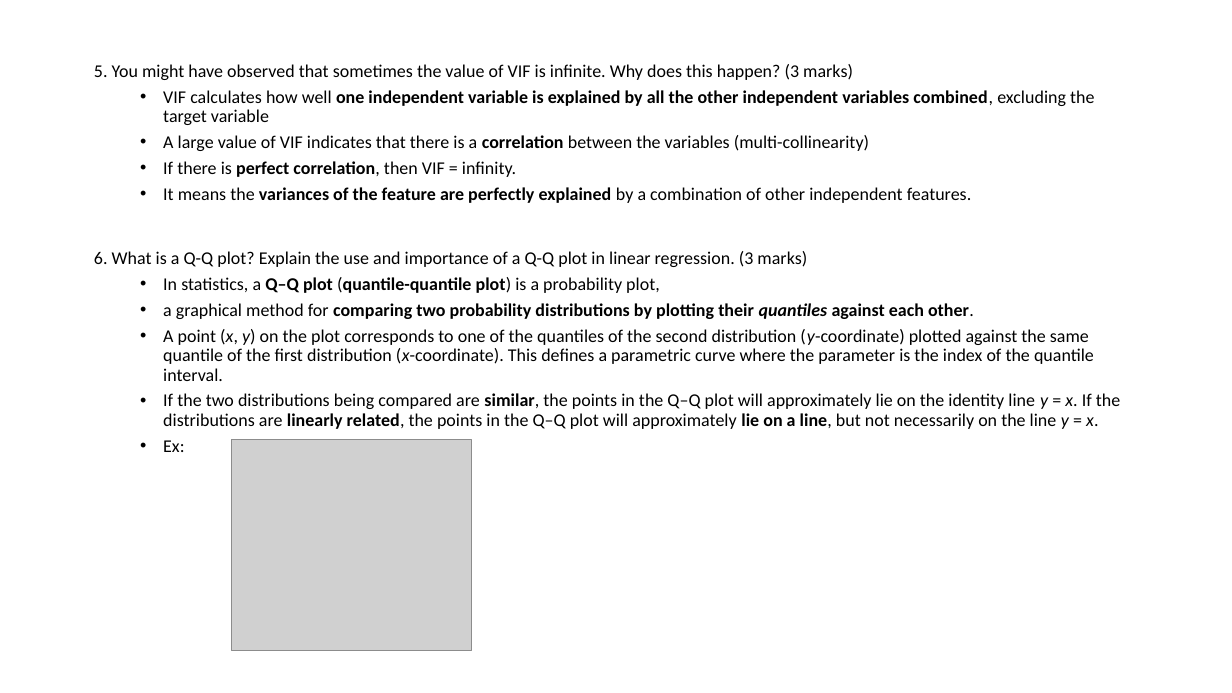
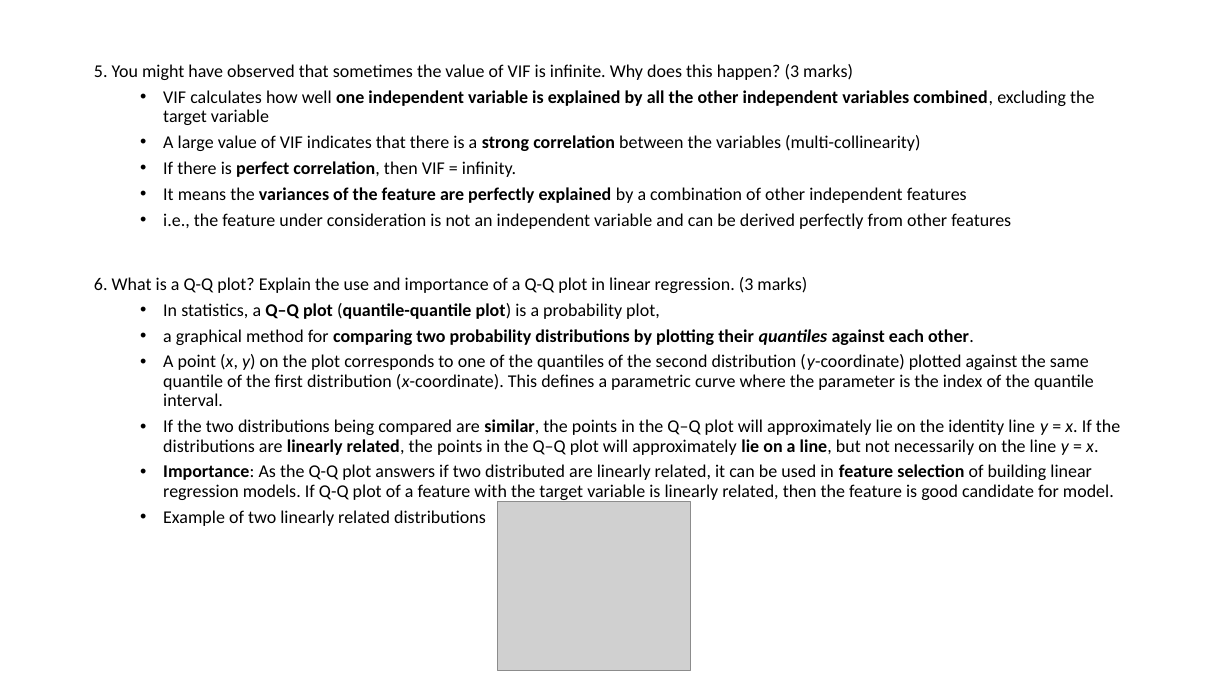
Before and after one commit to krishnajiraoh/upGrad_linear_regression_assignment, a slide deck: slide 10 of Subjective Questions.pptx. Drawn at 1232x693 pixels with LibreOffice and Linux fonts; fonts in the diff are those of the drawing; grey boxes stand for pictures. Boxes give left, top, right and bottom in pixels: in the first picture for what was removed or moved away, otherwise in the second. Text is boxed around its words. In the diff, an @@ line names an element or a change of style, - is before the commit and + after.

```diff
--- a/Subjective Questions.pptx
+++ b/Subjective Questions.pptx
@@ text at box(163, 135, 920, 151): text changed @@
-  • A large value of VIF indicates that there is a correlation between the variables (multi-collinearity)
+  • A large value of VIF indicates that there is a strong correlation between the variables (multi-collinearity)
@@ text at box(163, 187, 1011, 229): text changed @@
-  • It means the variances of the feature are perfectly explained by a combination of other independent features.
+  • It means the variances of the feature are perfectly explained by a combination of other independent features
+  • i.e., the feature under consideration is not an independent variable and can be derived perfectly from other features
@@ text at box(163, 464, 1114, 526): text changed @@
-  • Ex:
+  • Importance: As the Q-Q plot answers if two distributed are linearly related, it can be used in feature selection of building linear regression models. If Q-Q plot of a feature with the target variable is linearly related, then the feature is good candidate for model.
+  • Example of two linearly related distributions
@@ picture: place and size @@
-picture at box(231, 440, 471, 651)
+picture at box(498, 501, 691, 670)
```
Also in this commit, not shown: 5 other slides changed, 2 other files.
